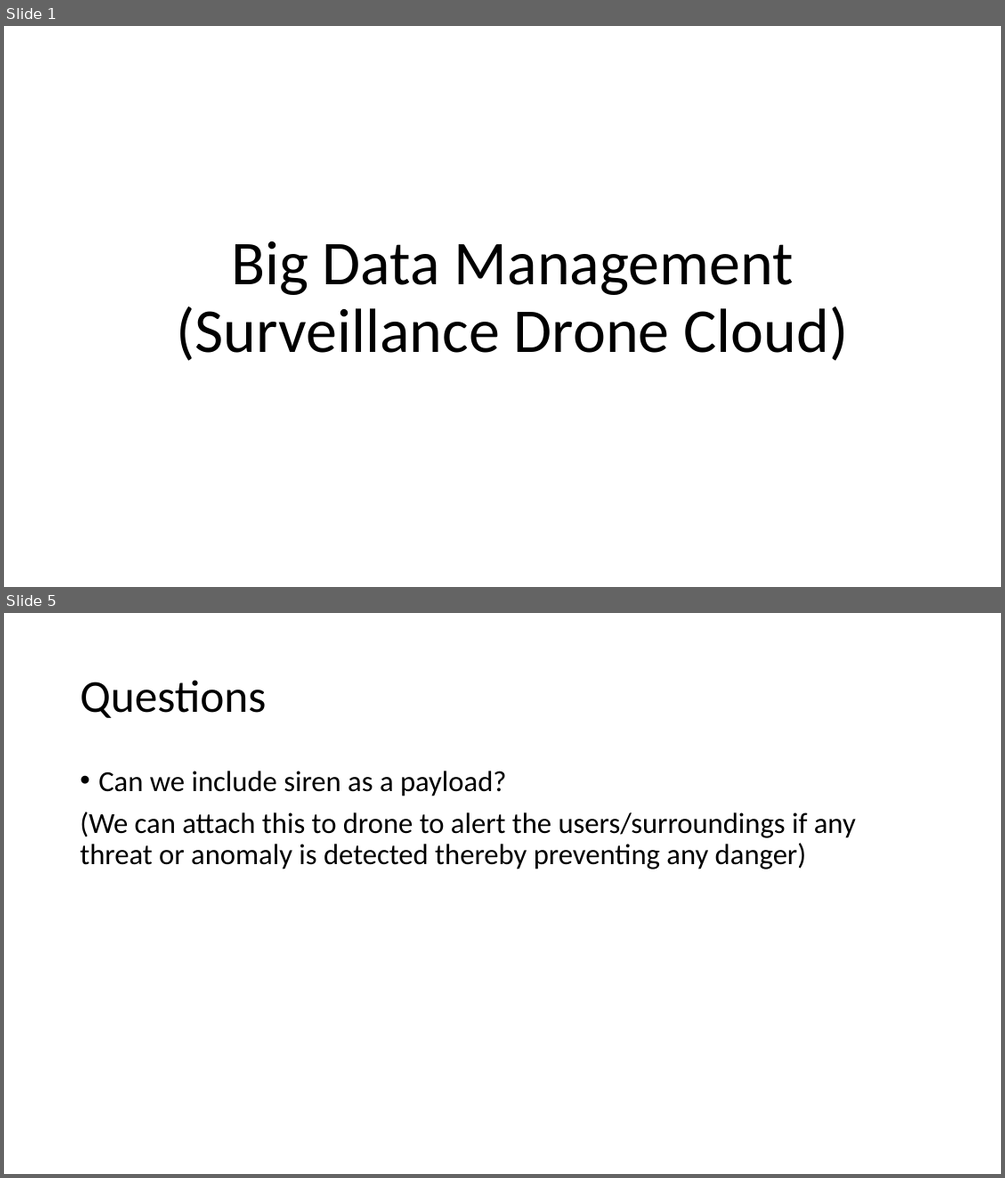
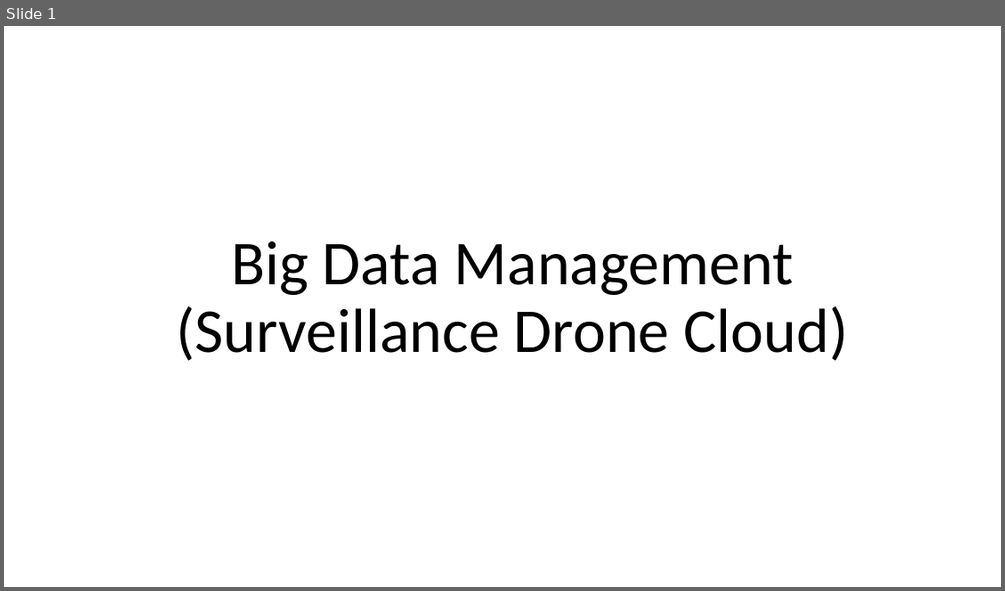
Before and after one commit to chriscwang/droneServiceCloud-1, a slide deck: weeklyMeetingsandDocuments/Big Data Management.pptx. Shown one above the other, each under a label of ours: slides 1 and 5 before the commit, slide 1 after it; the slides between them are not shown. The pictures are 1005x1178 and 1005x591 pixels, drawn with LibreOffice and Linux fonts; fonts in the diff are those of the drawing. Boxes give left, top, right and bottom in pixels: in the first picture for what was removed or moved away, otherwise in the second. Text is boxed around its words. In the diff, an @@ line names an element or a change of style, - is before the commit and + after.

```diff
--- a/weeklyMeetingsandDocuments/Big Data Management.pptx
+++ b/weeklyMeetingsandDocuments/Big Data Management.pptx
@@ slide 5 removed at [4,613,1001,1174], background #FFFFFF @@
@@ title removed at [80,680,266,718] @@
-Questions
@@ text removed at [80,771,856,869] @@
-• Can we include siren as a payload?
-(We can attach this to drone to alert the users/surroundings if any threat or anomaly is detected thereby preventing any danger)
```
Also in this commit, not shown: 3 slides changed, 10 slides added.
